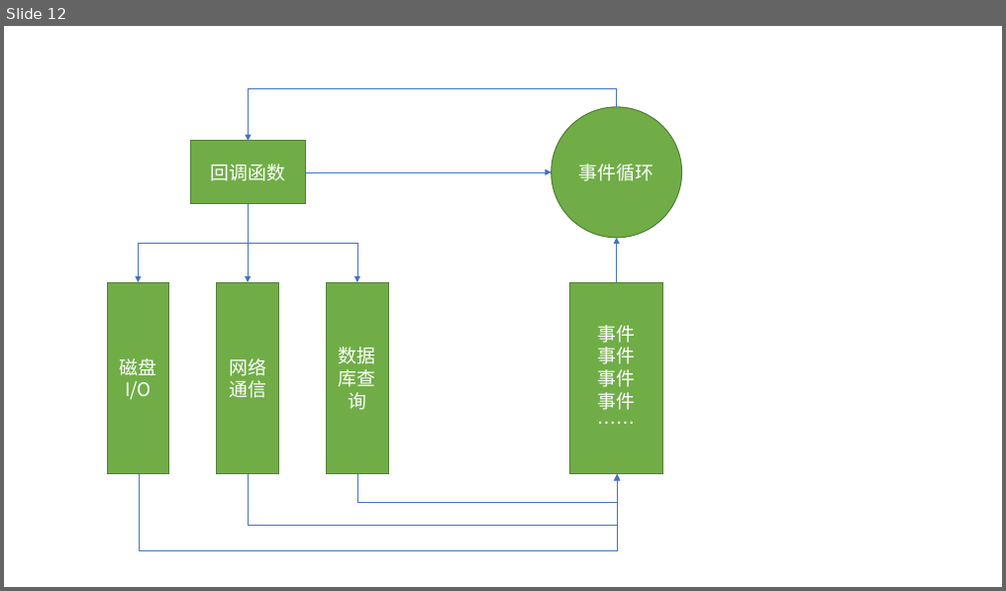
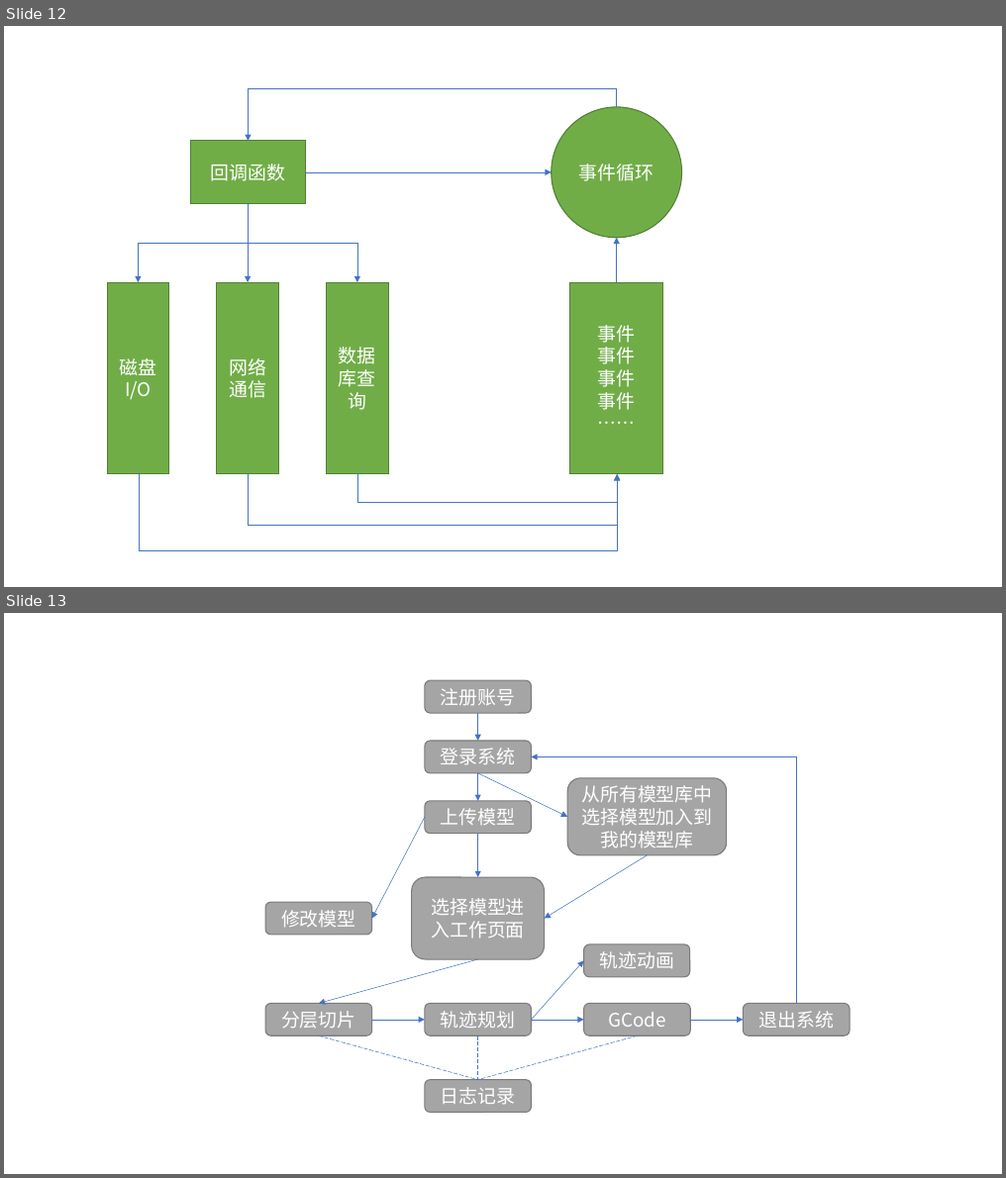
Before and after one commit to WutBottle/2021dissertation, a slide deck: 论文涉及图片.pptx. Shown one above the other, each under a label of ours: slide 12 before the commit, slides 12 and 13 after it. The pictures are 1006x591 and 1006x1178 pixels, drawn with LibreOffice and Linux fonts; fonts in the diff are those of the drawing. Boxes give left, top, right and bottom in pixels: in the first picture for what was removed or moved away, otherwise in the second. Text is boxed around its words. In the diff, an @@ line names an element or a change of style, - is before the commit and + after.

Commit message:
第三章系统用例分析和系统流程设计

```diff
--- a/论文涉及图片.pptx
+++ b/论文涉及图片.pptx
@@ slide 13 added at <box>4,613,1002,1174</box>, background #FFFFFF @@
@@ rounded rectangle added at <box>425,680,531,713</box>, fill #A5A5A5, outline #7A7A7A 1 pt, 18 pt, text #FFFFFF @@
+注册账号
@@ arrow added from (478, 713) to (478, 741), #4472C4 0.5 pt @@
@@ rounded rectangle added at <box>425,741,531,773</box>, fill #A5A5A5, outline #7A7A7A 1 pt, 18 pt, text #FFFFFF @@
+登录系统
@@ elbow arrow added from (797, 1004) to (531, 757), #4472C4 0.5 pt @@
@@ arrow added from (478, 773) to (478, 801), #4472C4 0.5 pt @@
@@ arrow added from (478, 773) to (567, 817), #4472C4 0.5 pt @@
@@ rounded rectangle added at <box>567,778,727,856</box>, fill #A5A5A5, outline #7A7A7A 1 pt, 18 pt, text #FFFFFF @@
+从所有模型库中选择模型加入到我的模型库
@@ arrow added from (425, 817) to (372, 919), #4472C4 0.5 pt @@
@@ rounded rectangle added at <box>425,801,531,833</box>, fill #A5A5A5, outline #7A7A7A 1 pt, 18 pt, text #FFFFFF @@
+上传模型
@@ arrow added from (478, 834) to (478, 877), #4472C4 0.5 pt @@
@@ rounded rectangle added at <box>412,877,545,959</box>, fill #A5A5A5, outline #7A7A7A 1 pt, 18 pt, text #FFFFFF @@
+选择模型进入工作页面
@@ arrow added from (648, 856) to (545, 919), #4472C4 0.5 pt @@
@@ rounded rectangle added at <box>265,902,371,934</box>, fill #A5A5A5, outline #7A7A7A 1 pt, 18 pt, text #FFFFFF @@
+修改模型
@@ arrow added from (478, 959) to (319, 1004), #4472C4 0.5 pt @@
@@ arrow added from (531, 1020) to (584, 961), #4472C4 0.5 pt @@
@@ rounded rectangle added at <box>584,945,690,977</box>, fill #A5A5A5, outline #7A7A7A 1 pt, 18 pt, text #FFFFFF @@
+轨迹动画
@@ rounded rectangle added at <box>265,1004,371,1036</box>, fill #A5A5A5, outline #7A7A7A 1 pt, 18 pt, text #FFFFFF @@
+分层切片
@@ arrow added from (372, 1020) to (425, 1020), #4472C4 0.5 pt @@
@@ rounded rectangle added at <box>425,1004,531,1036</box>, fill #A5A5A5, outline #7A7A7A 1 pt, 18 pt, text #FFFFFF @@
+轨迹规划
@@ arrow added from (531, 1020) to (584, 1020), #4472C4 0.5 pt @@
@@ rounded rectangle added at <box>584,1004,690,1036</box>, fill #A5A5A5, outline #7A7A7A 1 pt, 18 pt, text #FFFFFF @@
+GCode
@@ arrow added from (690, 1020) to (743, 1020), #4472C4 0.5 pt @@
@@ rounded rectangle added at <box>743,1004,849,1036</box>, fill #A5A5A5, outline #7A7A7A 1 pt, 18 pt, text #FFFFFF @@
+退出系统
@@ line added from (319, 1036) to (478, 1080), #4472C4 0.5 pt dashed @@
@@ line added from (478, 1036) to (478, 1080), #4472C4 0.5 pt dashed @@
@@ line added from (638, 1036) to (478, 1080), #4472C4 0.5 pt dashed @@
@@ rounded rectangle added at <box>425,1080,531,1112</box>, fill #A5A5A5, outline #7A7A7A 1 pt, 18 pt, text #FFFFFF @@
+日志记录
```
Also in this commit, not shown: 2 other files.
